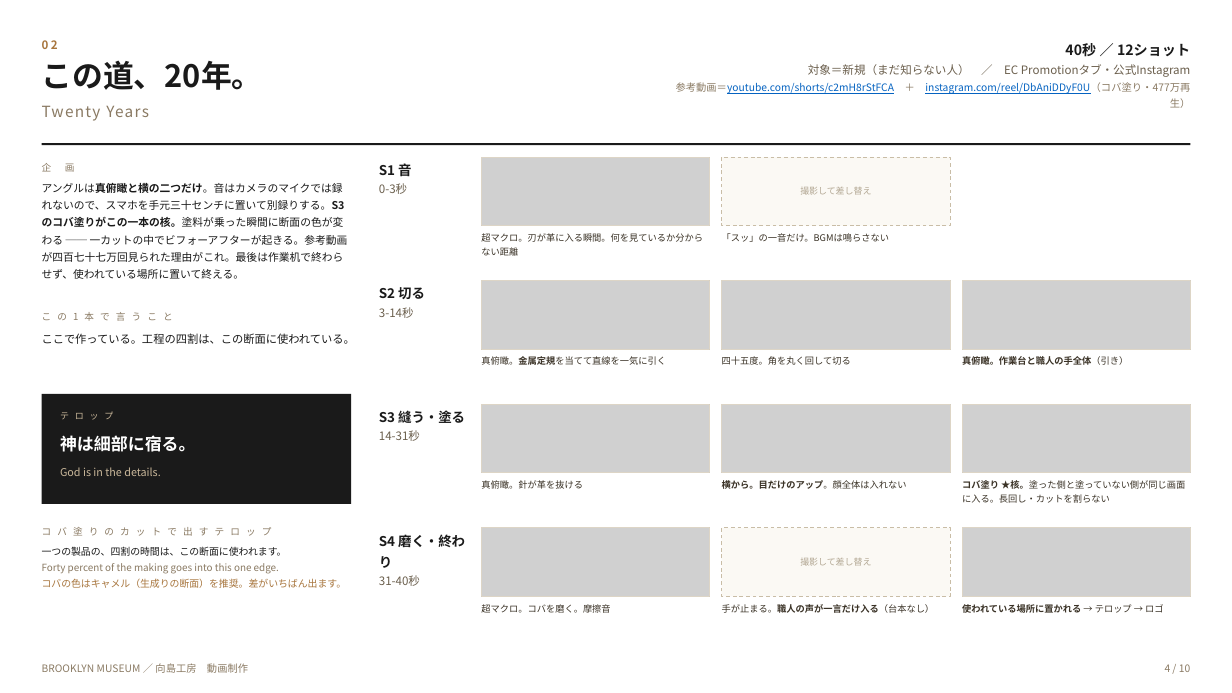
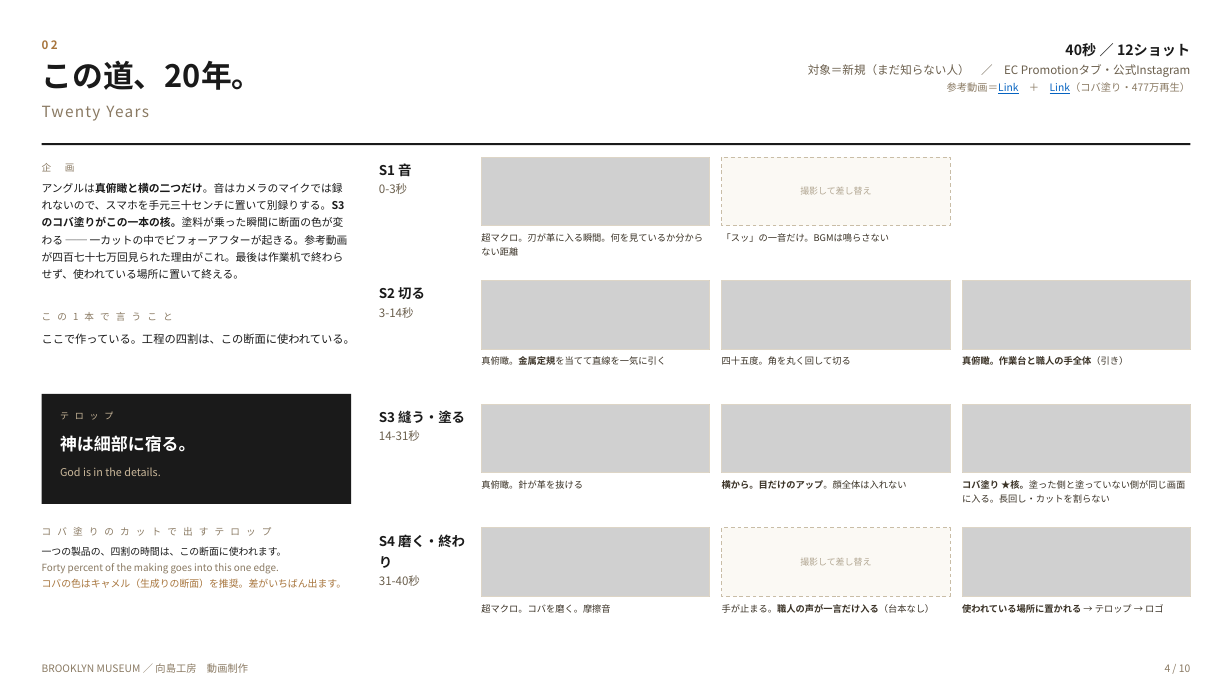
Before and after one commit to Shiori0415/dougaseisaku, a slide deck: slide 4 of pdf/00_動画8本_企画と絵コンテ.pptx. Drawn at 1232x693 pixels with LibreOffice and Linux fonts; fonts in the diff are those of the drawing; grey boxes stand for pictures. Boxes give left, top, right and bottom in pixels: in the first picture for what was removed or moved away, otherwise in the second. Text is boxed around its words. In the diff, an @@ line names an element or a change of style, - is before the commit and + after.

```diff
--- a/pdf/00_動画8本_企画と絵コンテ.pptx
+++ b/pdf/00_動画8本_企画と絵コンテ.pptx
@@ text at (x1=947, y1=82, x2=1191, y2=94): text changed; text colour #0563C1 to #8A7A63 @@
-参考動画＝youtube.com/shorts/c2mH8rStFCA ＋ instagram.com/reel/DbAniDDyF0U（コバ塗り・477万再生）
+参考動画＝Link ＋ Link（コバ塗り・477万再生）
```
Also in this commit, not shown: 5 other slides changed, 3 other files.
